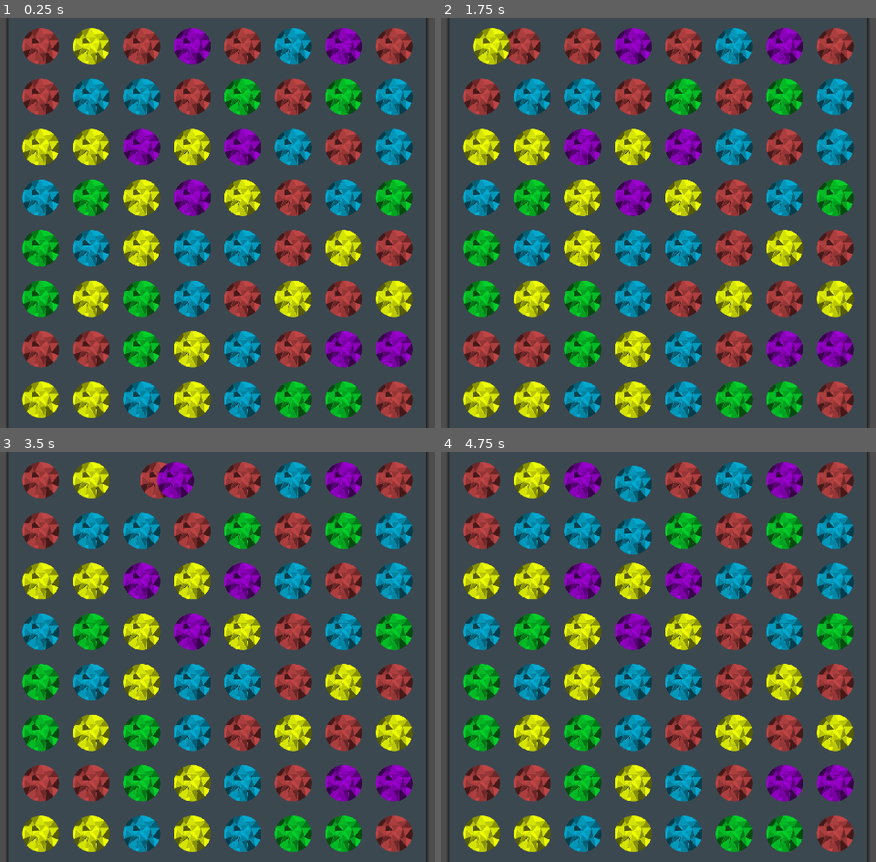
Above: before the commit, frames 1-4 (two rows, left to right).
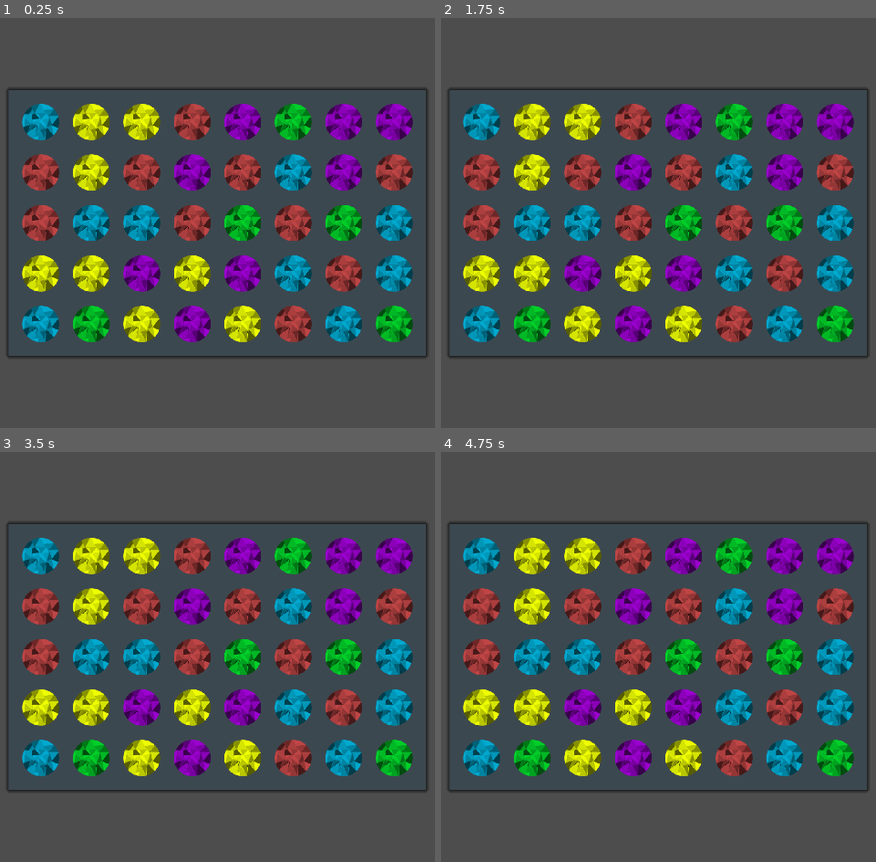
Above: after the commit, the same moments.

Repository: kuma-gee/holo-crush
Game: Godot game, scene res://src/game.tscn
Two runs of this game, one before a commit and one after it. Both use one fixed random seed, a clock stepped at 60 frames per second and the inputs below. The engine's default icon, where the game draws it, is replaced by a stand-in: a white triangle on a blue panel in a dark square.
Inputs (mouse positions are in pixels of both pictures, inside the frame that each line leads up to):
- Up to frame 1 (0.25 s): no input
- Up to frame 2 (1.75 s): tap Enter at 0.5 s; drag from (480, 46) to (732, 132) at 0.52 s; drag from (532, 46) to (623, 305) at 1.27 s
- Up to frame 3 (3.5 s): move the mouse to (143, 480) at 2.02 s; tap Alt at 2.1 s; click (143, 480) at 2.17 s; tap Space at 2.75 s; drag from (191, 480) to (outside the picture) at 2.77 s
- Up to frame 4 (4.75 s): drag from (684, 480) to (693, 657) at 3.52 s; drag from (732, 480) to (549, 554) at 4.27 s

The runs differ from the first frame. In frame 1, 53% of the frame differs, in the area x 1-99%, y 0-100%; in frame 2, 53%; in frame 3, 53%; in frame 4, 53%.

Commit message:
improve special matching

Diff:
--- a/godot/src/game.tscn
+++ b/godot/src/game.tscn
@@ -53,7 +53,8 @@
 [node name="Data" type="Node" parent="."]
 script = ExtResource("3_3oo0b")
 width = 8
-height = 10
+height = 5
+debug = true
 
 [connection signal="processing" from="CenterContainer/MarginContainer/MarginContainer/Grid" to="." method="_on_grid_processing"]
 [connection signal="processing_finished" from="CenterContainer/MarginContainer/MarginContainer/Grid" to="." method="_on_grid_processing_finished"]
--- a/godot/src/grid/data.gd
+++ b/godot/src/grid/data.gd
@@ -15,7 +15,7 @@
 signal filled(pos, value)
 signal created()
 signal matched(pos)
-signal special_matched(pos, value, type)
+signal special_matched(pos, affected, type)
 
 signal update()
 
@@ -26,7 +26,6 @@
 
 var _data: Array = []
 var _pieces: Array = []
-var _special_data: Array = []
 
 # Don't touch! Only for testing
 func set_data(d):
@@ -35,7 +34,6 @@
 func create_data(pieces: Array):
 	_pieces = pieces.duplicate()
 	_data = _create_new_empty()
-	_special_data = _create_new_empty()
 	refill_data()
 	created.emit()
 
@@ -73,7 +71,7 @@
 		var row = _create_match_array(pos)
 		var filtered = _filter_match_array(row, piece)
 		if filtered.size() >= min_match:
-			return filtered.map(func(a): return a["pos"])
+			return filtered
 		return null
 
 	if piece != null:
@@ -97,7 +95,7 @@
 func _filter_match_array(arr: Array, value: int):
 	var filtered = arr.filter(func(a): return a["value"] == value)
 	if filtered.size() > 0:
-		return filtered
+		return filtered.map(func(a): return a["pos"])
 	return []
 
 func get_value(x: int, y: int):
@@ -111,9 +109,6 @@
 
 func _set_value(x: int, y: int, value):
 	_data[y][x] = value
-
-func _set_special(x: int, y: int, type):
-	_special_data[y][x] = type
 
 func _swap_value(p1: Vector2i, p2: Vector2i):
 	var temp = get_value(p2.x, p2.y)
@@ -168,30 +163,38 @@
 
 			var row = row_matched.size()
 			var col = col_matched.size()
+			var actual_match: Array
+			var type: Special
+
 			if row >= 5 or col >= 5:
-				var actual_match = []
 				if row >= 5:
 					_append_unique(actual_match, [row_matched])
 				if col >= 5:
 					_append_unique(actual_match, [col_matched])
 
-				special_matches.append_array(actual_match)
-				_create_special(actual_match, dest, Special.ULT)
-			if row >= 3 and col >= 3:
-				var actual_match = []
+				type = Special.ULT
+			elif row >= 3 and col >= 3:
 				_append_unique(actual_match, [col_matched, row_matched])
-				special_matches.append_array(actual_match)
-				_create_special(actual_match, dest, Special.BOMB)
-			if col == 4:
-				special_matches.append_array(col_matched)
-				_create_special(col_matched, dest, Special.COL)
-			if row == 4:
-				special_matches.append_array(row_matched)
-				_create_special(row_matched, dest, Special.ROW)
-
+				type = Special.BOMB
+			elif col == 4:
+				actual_match = col_matched
+				type = Special.COL
+			elif row == 4:
+				actual_match = row_matched
+				type = Special.ROW
+
+			if actual_match != null and type != null:
+				if actual_match.size() > 0:
+					special_matches.append_array(actual_match)
+					_create_special(actual_match, dest, type)
+
+		var remove_matched = []
 		for m in all_matched:
+			if m in special_matches:
+				continue
 			_set_value(m.x, m.y, null)
-		matched.emit(all_matched)
+			remove_matched.append(m)
+		matched.emit(remove_matched)
 		update.emit()
 
 		_print('Match')
@@ -207,9 +210,12 @@
 
 func _create_special(matches: Array, dest: Vector2i, type: int):
 	var pos = dest if dest in matches else matches[0]
-	var value = get_value(pos.x, pos.y)
-	_set_special(pos.x, pos.y, type)
-	special_matched.emit(pos, value, type)
+	# _set_special(pos.x, pos.y, type)
+	for m in matches:
+		if m != pos:
+			_set_value(m.x, m.y, null)
+
+	special_matched.emit(pos, matches, type)
 
 func collapse_columns(check = true, fill = true):
 	for x in width:
--- a/godot/src/grid/grid.gd
+++ b/godot/src/grid/grid.gd
@@ -31,6 +31,7 @@
 var moving = []
 var matches = []
 var filling = []
+var specials = []
 
 var logger = Logger.new('Grid')
 
@@ -67,6 +68,7 @@
 		slot.invalid_swap(dir)
 	)
 
+	data.special_matched.connect(func(p, v, t): specials.append([p, v, t]))
 	data.matched.connect(func(m): matches.append(m))
 	data.moved.connect(func(pos, dest): moving.append([pos, dest]))
 	data.filled.connect(func(p, v): filling.append([p, v]))
@@ -74,8 +76,10 @@
 		if matches.size() > 0:
 			logger.debug("Queue Match %s" % [matches])
 			var x = matches.duplicate()
-			queue.append(func(): await _remove_matched(x))
+			var y = specials.duplicate()
+			queue.append(func(): await _remove_matched(x, y))
 			matches = []
+			specials = []
 
 		if moving.size() > 0:
 			logger.debug("Queue Move %s" % [moving])
@@ -201,11 +205,33 @@
 
 	await collapse_finished
 
-func _remove_matched(matched):
+func _remove_matched(matched: Array, special_matches: Array):
 	var called = 0
 	var done = []
 
-	logger.debug("Staring match %s" % [matched])
+	# var special_pos = []
+	# var special_map = {}
+	for x in special_matches:
+		var dest = x[0]
+		var affected = x[1]
+		var type = x[2]
+
+		for pos in affected:
+			if pos == dest:
+				continue
+			# special_pos.append(pos)
+			var slot = _get_slot(pos) as Slot
+			slot.matched()
+			called += 1
+			slot.match_done.connect(func():
+				done.append(slot.pos)
+				if done.size() >= called:
+					match_finished.emit()
+			)
+
+		# special_map[pos] = x
+
+	logger.debug("Staring match %s - %s" % [matched, special_matches])
 	for m in matched:
 		for p in m:
 			var slot = _get_slot(p) as Slot
--- a/godot/tests/DataTest.gd
+++ b/godot/tests/DataTest.gd
@@ -200,6 +200,23 @@
 		[1, 0, 0, 2]
 	])
 
+func test_create_special():
+	var data = _create([
+		[0, 4, 1, 2],
+		[0, 3, 4, 3],
+		[2, 0, 3, 1],
+		[0, 2, 1, 2]
+	])
+
+	data.swap(Vector2(1, 2), Vector2(0, 2))
+
+	assert_eq_deep(data._data, [
+		[4, 4, 1, 2],
+		[2, 3, 4, 3],
+		[4, 2, 3, 1],
+		[0, 2, 1, 2]
+	])
+
 func test_swap_and_collapse_special_matches(params=use_parameters([
 	[
 		[
@@ -209,8 +226,7 @@
 			[0, 2, 1, 2]
 		],
 		[Vector2(1, 2), Vector2(0, 2)],
-		[Vector2i(0, 3), Vector2i(0, 2), Vector2i(0, 1), Vector2i(0, 0)],
-		[Vector2i(0, 2), 0, Data.Special.COL]
+		[Vector2i(0, 2), [Vector2i(0, 3), Vector2i(0, 2), Vector2i(0, 1), Vector2i(0, 0)], Data.Special.COL]
 	],
 
 	[
@@ -221,8 +237,7 @@
 			[0, 2, 0, 0]
 		],
 		[Vector2(1, 2), Vector2(1, 3)],
-		[Vector2i(0, 3), Vector2i(1, 3), Vector2i(2, 3), Vector2i(3, 3)],
-		[Vector2i(1, 3), 0, Data.Special.ROW]
+		[Vector2i(1, 3), [Vector2i(0, 3), Vector2i(1, 3), Vector2i(2, 3), Vector2i(3, 3)], Data.Special.ROW]
 	],
 
 	[
@@ -233,8 +248,7 @@
 			[0, 2, 0, 0]
 		],
 		[Vector2(0, 3), Vector2(1, 3)],
-		[Vector2i(1, 3), Vector2i(1, 2), Vector2i(1, 1), Vector2i(2, 3), Vector2i(3, 3)],
-		[Vector2i(1, 3), 0, Data.Special.BOMB]
+		[Vector2i(1, 3), [Vector2i(1, 3), Vector2i(1, 2), Vector2i(1, 1), Vector2i(2, 3), Vector2i(3, 3)], Data.Special.BOMB]
 	],
 
 	[
@@ -245,8 +259,7 @@
 			[5, 0, 3, 5]
 		],
 		[Vector2(0, 2), Vector2(1, 2)],
-		[Vector2i(1, 3), Vector2i(1, 2), Vector2i(1, 1), Vector2i(2, 2), Vector2i(3, 2)],
-		[Vector2i(1, 2), 0, Data.Special.BOMB]
+		[Vector2i(1, 2), [Vector2i(1, 3), Vector2i(1, 2), Vector2i(1, 1), Vector2i(2, 2), Vector2i(3, 2)], Data.Special.BOMB]
 	],
 
 	[
@@ -258,8 +271,7 @@
 			[5, 0, 3]
 		],
 		[Vector2(0, 2), Vector2(1, 2)],
-		[Vector2i(1, 0), Vector2i(1, 1), Vector2i(1, 2), Vector2i(1, 3), Vector2i(1, 4)],
-		[Vector2i(1, 2), 0, Data.Special.ULT]
+		[Vector2i(1, 2), [Vector2i(1, 0), Vector2i(1, 1), Vector2i(1, 2), Vector2i(1, 3), Vector2i(1, 4)], Data.Special.ULT]
 	],
 ])):
 	var data = _create(params[0])
@@ -269,7 +281,12 @@
 	data.swap(move[0], move[1])
 
 	assert_signal_emit_count(data, 'matched', 1)
-	assert_contains_exact(get_signal_parameters(data, 'matched')[0], params[2])
+	assert_contains_exact(get_signal_parameters(data, 'matched')[0], [])
 
 	assert_signal_emit_count(data, 'special_matched', 1)
-	assert_signal_emitted_with_parameters(data, 'special_matched', params[3])
+
+	var actual = get_signal_parameters(data, 'special_matched')
+	var expected = params[2]
+	assert_eq(actual[0], expected[0])
+	assert_contains_exact(actual[1], expected[1])
+	assert_eq(actual[2], expected[2])
